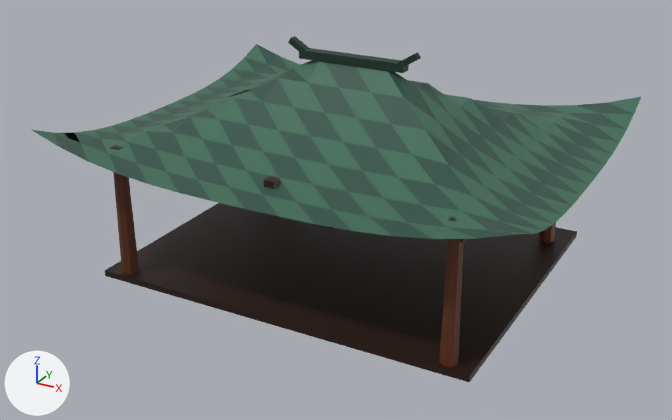
A saved change to the glTF model client/public/models/tea-pavilion.glb.
Camera for both pictures: a 50 mm lens placed at (10.52, -20.26, 11.22), pointed at (-0.08, -0.99, 1.59). The axes (+X, +Y, +Z) are drawn at lower left. The lights are the same throughout. The older version comes first. Vertices at exactly the same position are counted once.

The first picture shows 'tea_pavilion_body'.
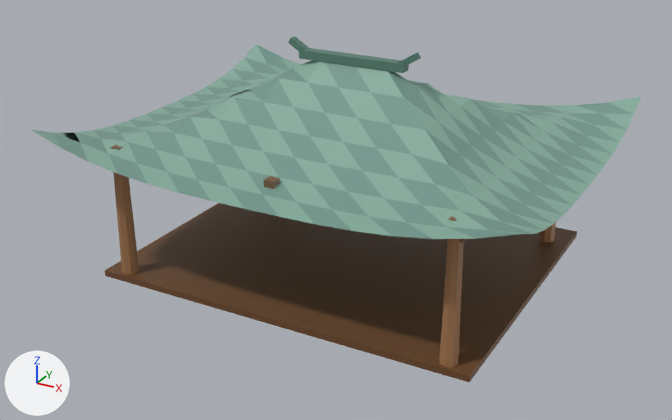
Changed parts and their boxes [x1, y1, x2, y2] in the pictures (672 x 420 px):
part 1 of me_tea_pavilion_body, recoloured (dark green to greyish green): [32, 44, 641, 239] in both
part 2 of me_tea_pavilion_body, recoloured (lighter): [105, 36, 577, 382] in both

The edits, one by one:
me_tea_pavilion_body has 425 vertices, 712 faces and spans x -6.1..6.1, y -5.2..4.6, z 0.0..5.76.
me_tea_pavilion_body is used by ob_tea_pavilion_body; location (0.0, 0.0, 0.0).
me_tea_pavilion_body part 1: 392 faces centred in x -5.81..5.81, y -4.97..4.37, z 3.27..5.18 are repainted in the vertex colours; the middle colour goes from dark green #355f4e to greyish green #7da395.
me_tea_pavilion_body part 2: 320 faces centred in x -5.0..5.0, y -4.4..3.8, z 0.0..5.72 are repainted in the vertex colours; the middle colour goes from brown #322d14 to dark yellow #7a754e.
